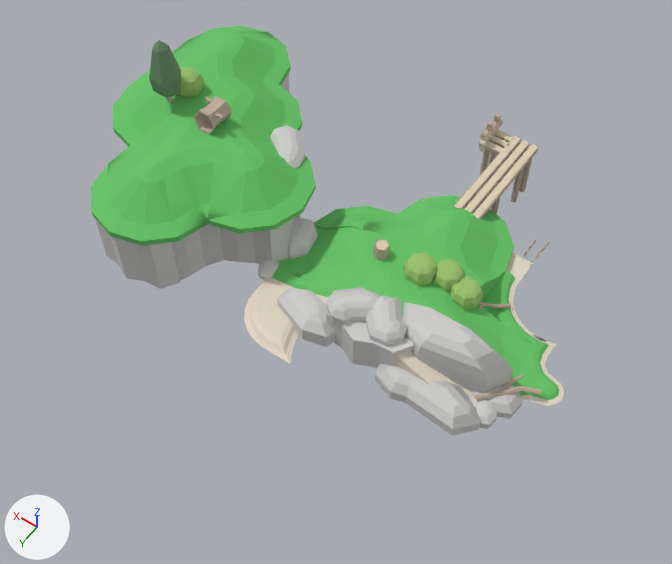
The OBJ model assets/island_base_1.obj as it was, and as the next commit left it.
Rendered twice from a 50 mm lens placed at (-15.2, 14.2, 22.4), pointed at (-4.9, -0.2, -0.2). Lighting does not change. The marker at lower left points along +X, +Y and +Z. Where no turn or scale is listed for an object, it has been applied to the vertices. Vertices at the same position are counted once.

In view in the first picture: 'island_base_1'.
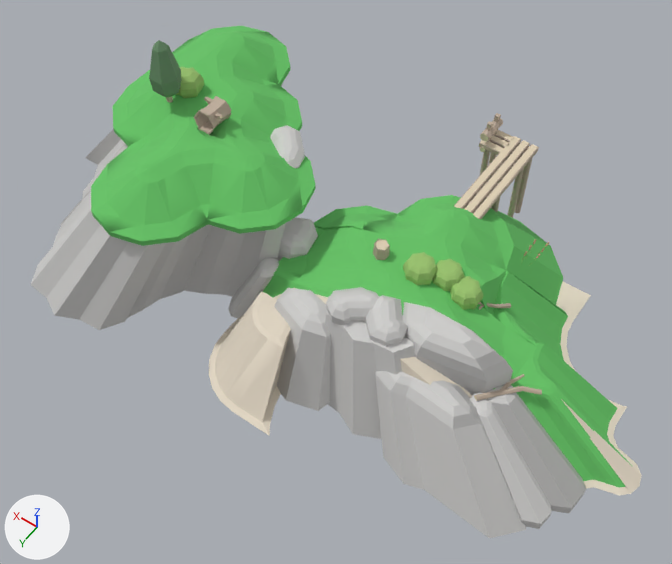
Commit message: added thicc islands

The change, as JSON lines over the scene's bpy script:
```json
{"block": "me_island_base_1", "where": "# used by ob_island_base_1; location = (0.0, 0.0, 0.0)"}
{"op": "remove", "block": "me_island_base_1", "code": "me_island_base_1.from_pydata(...)  # 2421 vertices, 4611 faces; spans x -12.5..4.5, y -8.3..3.5, z -1.4..5.3"}
{"op": "add", "block": "me_island_base_1", "code": "me_island_base_1.from_pydata(...)  # 2367 vertices, 4569 faces; spans x -15.4..7.7, y -8.5..4.9, z -2.6..5.3"}
{"block": "me_island_base_1", "change": "me_island_base_1 part 1: a new loose piece, a box spanning x -11.198..-9.806, y -5.909..-4.517, z -2.23..-2.174, in mat_dirt__instance___instance (light grey #e3d8c5)"}
{"block": "me_island_base_1", "change": "me_island_base_1 part 2: the loose piece of 8 vertices spanning x -9.5..-8.5, y -4.4..-3.4, z -0.2 is deleted"}
{"block": "me_island_base_1", "change": "me_island_base_1 part 3: 378 vertices moved from x -12.4..4.1, y -8.3..3.4, z -1.4..0.5 to x -15.3..7.7, y -8.5..4.9, z -2.6..0.5; 68 vertices removed from x -12.5..2.5, y -4.5..3.5, z -0.2..3.0; 14 vertices added at x -15.4..-2.3, y -6.0..0.9, z -2.2..0.0"}
```

Boxes [x1, y1, x2, y2] around the edits, measured in the pictures (672 x 564 px; the box of a moved part takes in the faces that stretch with it):
```json
{"object": "island_base_1", "change": "reshaped", "before": [91, 26, 564, 435], "after": [31, 26, 642, 538], "on screen": "29% wider, 25% taller"}
{"part": 1, "of": "me_island_base_1", "change": "added", "after": [556, 281, 591, 321]}
{"part": 2, "of": "me_island_base_1", "change": "deleted", "before": [506, 253, 533, 282]}
{"part": 3, "of": "me_island_base_1", "change": "moved or reshaped", "before": [95, 42, 564, 435], "after": [31, 83, 642, 538]}
```
